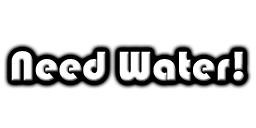
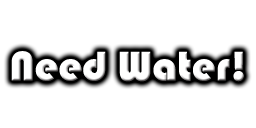
Revision of a layered 256 x 128 image; what changed, layer by layer:
pixels changed over 4, 43, 252, 89 (layer not identified)
